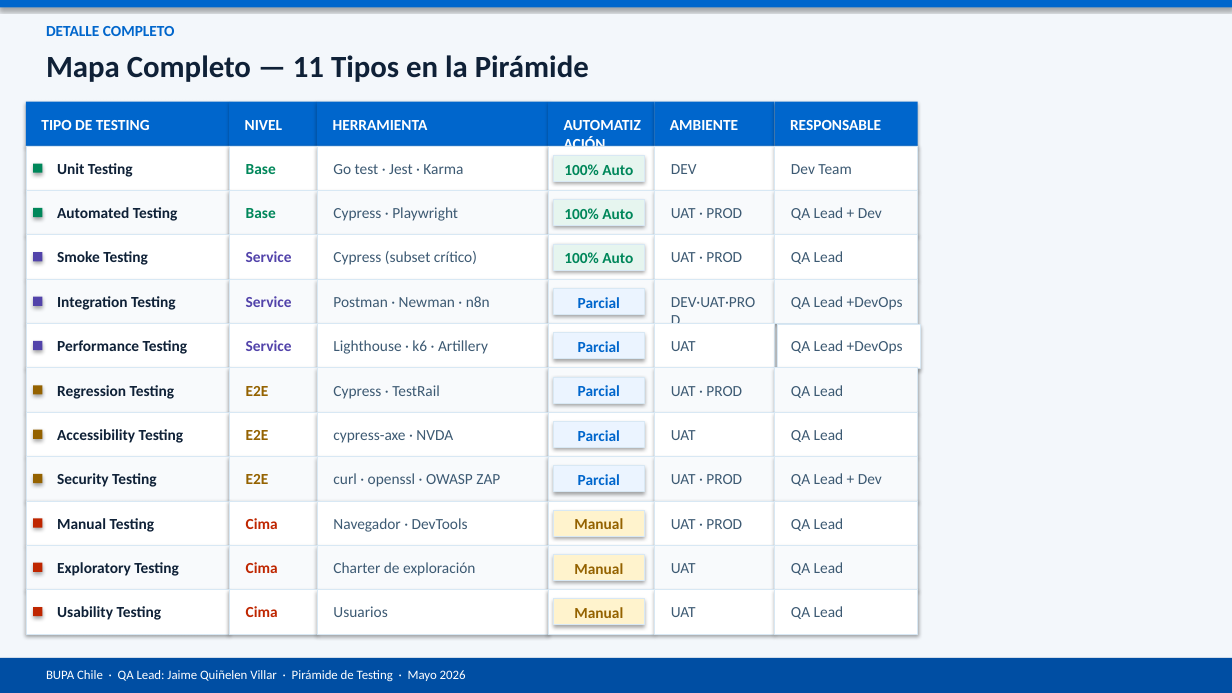
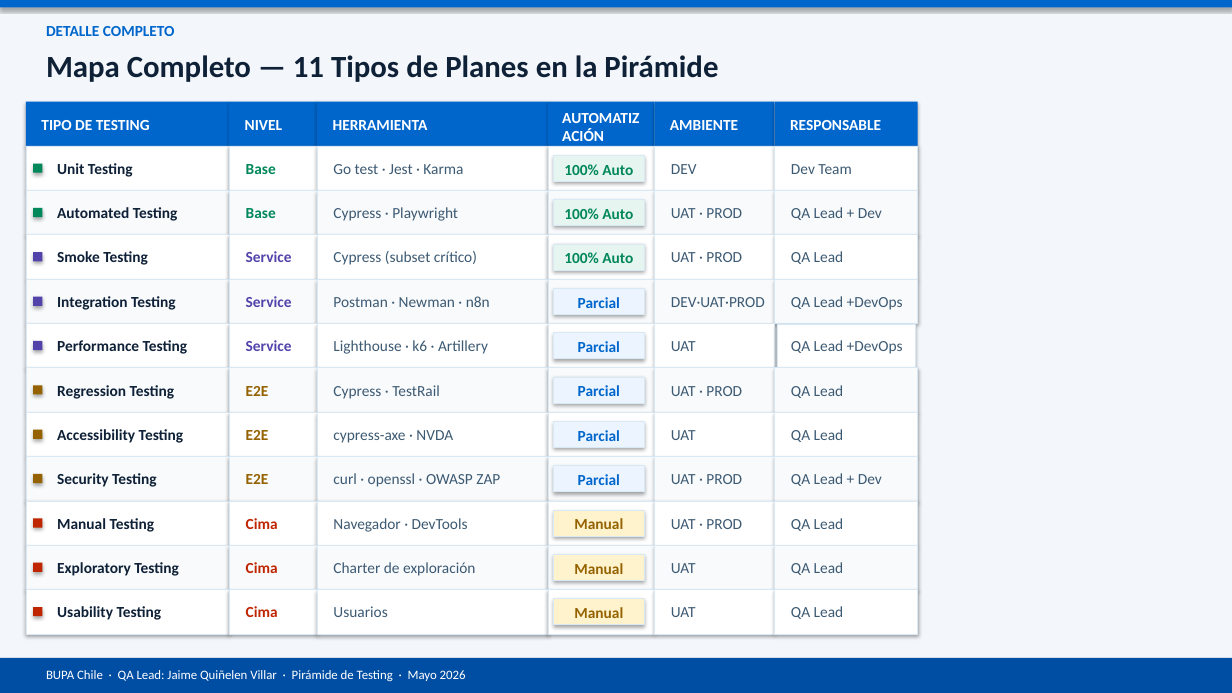
Before and after one commit to jaime1992/QA-Engineer, a slide deck: slide 4 of estandarizacion/piramide-testing.pptx. Drawn at 1232x693 pixels with LibreOffice and Linux fonts; fonts in the diff are those of the drawing. Boxes give left, top, right and bottom in pixels: in the first picture for what was removed or moved away, otherwise in the second. Text is boxed around its words. In the diff, an @@ line names an element or a change of style, - is before the commit and + after.

```diff
--- a/estandarizacion/piramide-testing.pptx
+++ b/estandarizacion/piramide-testing.pptx
@@ text at [46,55,718,82]: text changed @@
-Mapa Completo — 11 Tipos en la Pirámide
+Mapa Completo — 11 Tipos de Planes en la Pirámide
@@ text "AUTOMATIZACIÓN": place and size @@
-text "AUTOMATIZACIÓN" at [555,111,653,155]
+text "AUTOMATIZACIÓN" at [553,104,652,148]
@@ text "DEV·UAT·PROD" rewrapped from [671,297,755,396] to [671,297,765,307] @@
@@ rectangle: place and size @@
-rectangle at [777,324,921,369]
+rectangle at [777,324,915,369]
```
Also in this commit, not shown: 1 other slide changed, 5 other files.
